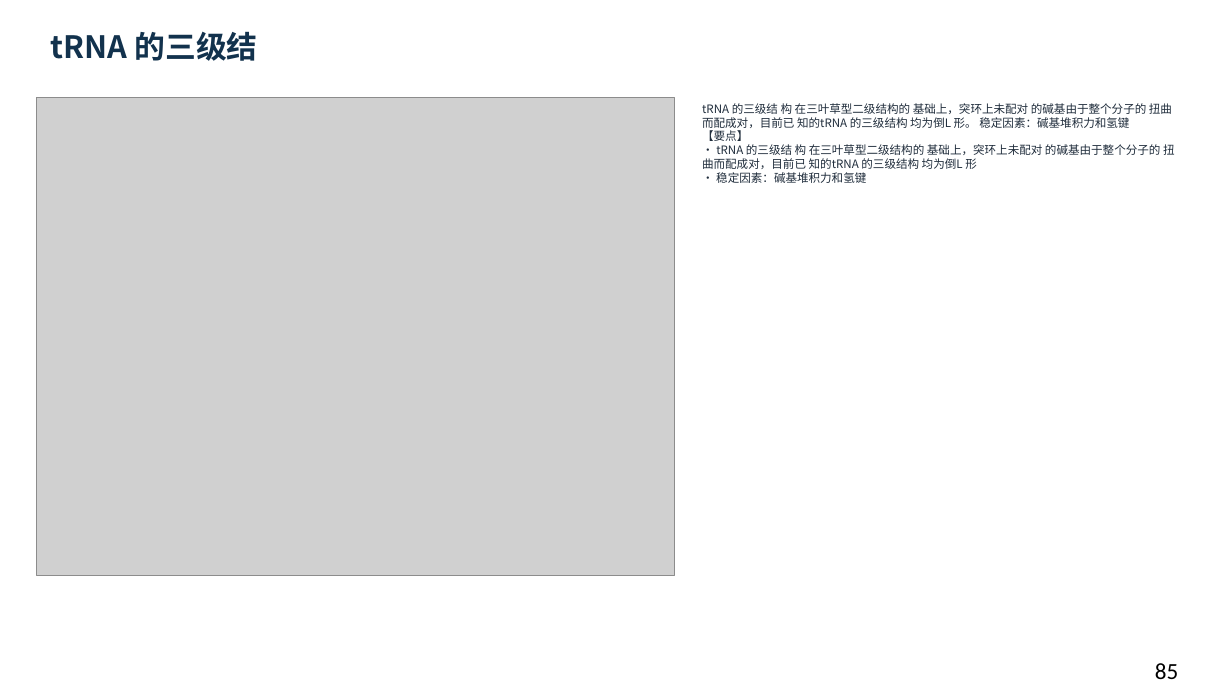
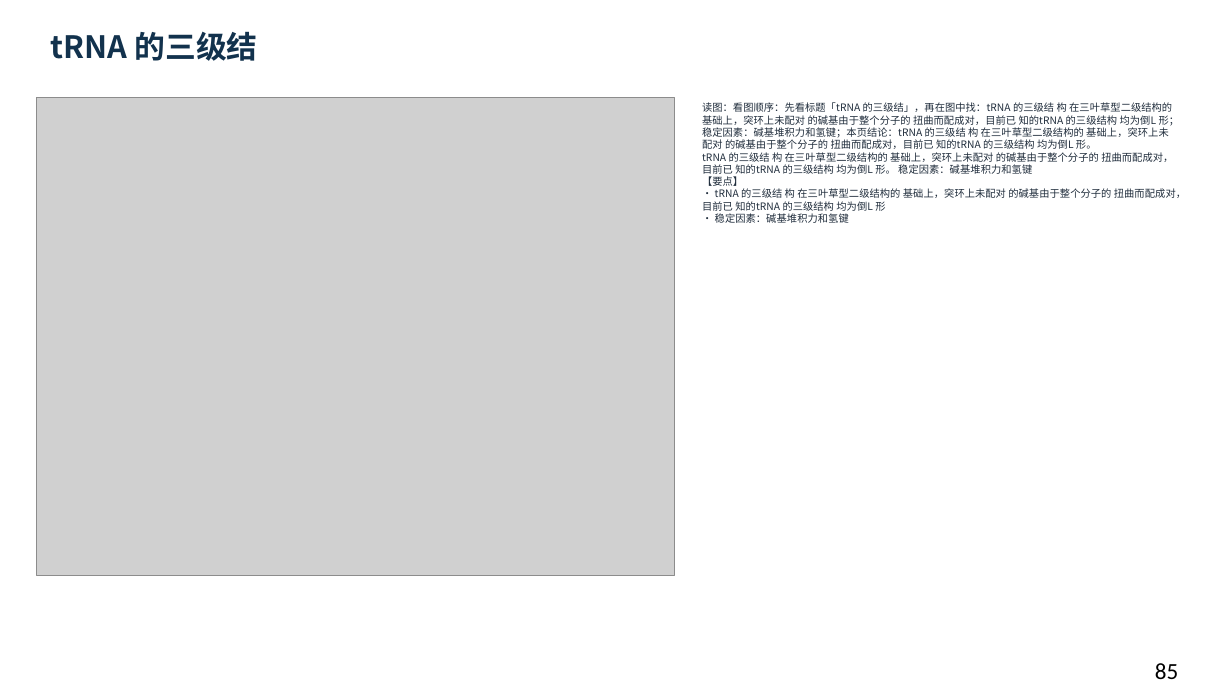
Before and after one commit to newkan-li/Biochemistry, a slide deck: slide 85 of downloads/bc11-ai-style.pptx. Drawn at 1232x693 pixels with LibreOffice and Linux fonts; fonts in the diff are those of the drawing; grey boxes stand for pictures. Boxes give left, top, right and bottom in pixels: in the first picture for what was removed or moved away, otherwise in the second. Text is boxed around its words. In the diff, an @@ line names an element or a change of style, - is before the commit and + after.

```diff
--- a/downloads/bc11-ai-style.pptx
+++ b/downloads/bc11-ai-style.pptx
@@ text at (x1=702, y1=102, x2=1186, y2=223): text changed; size 9 to 8 pt @@
-tRNA 的三级结 构 在三叶草型二级结构的 基础上，突环上未配对 的碱基由于整个分子的 扭曲而配成对，目前已 知的tRNA 的三级结构 均为倒L 形。 稳定因素：碱基堆积力和氢键
-【要点】
-• tRNA 的三级结 构 在三叶草型二级结构的 基础上，突环上未配对 的碱基由于整个分子的 扭曲而配成对，目前已 知的tRNA 的三级结构 均为倒L 形
-• 稳定因素：碱基堆积力和氢键
+读图：看图顺序：先看标题「tRNA 的三级结」，再在图中找：tRNA 的三级结 构 在三叶草型二级结构的 基础上，突环上未配对 的碱基由于整个分子的 扭曲而配成对，目前已 知的tRNA 的三级结构 均为倒L 形；稳定因素：碱基堆积力和氢键；本页结论：tRNA 的三级结 构 在三叶草型二级结构的 基础上，突环上未配对 的碱基由于整个分子的 扭曲而配成对，目前已 知的tRNA 的三级结构 均为倒L 形。
+tRNA 的三级结 构 在三叶草型二级结构的 基础上，突环上未配对 的碱基由于整个分子的 扭曲而配成对，目前已 知的tRNA 的三级结构 均为倒L 形。 稳定因素：碱基堆积力和氢键
+【要点】
+• tRNA 的三级结 构 在三叶草型二级结构的 基础上，突环上未配对 的碱基由于整个分子的 扭曲而配成对，目前已 知的tRNA 的三级结构 均为倒L 形
+• 稳定因素：碱基堆积力和氢键
```
Also in this commit, not shown: 135 other slides changed, 6 other files.
